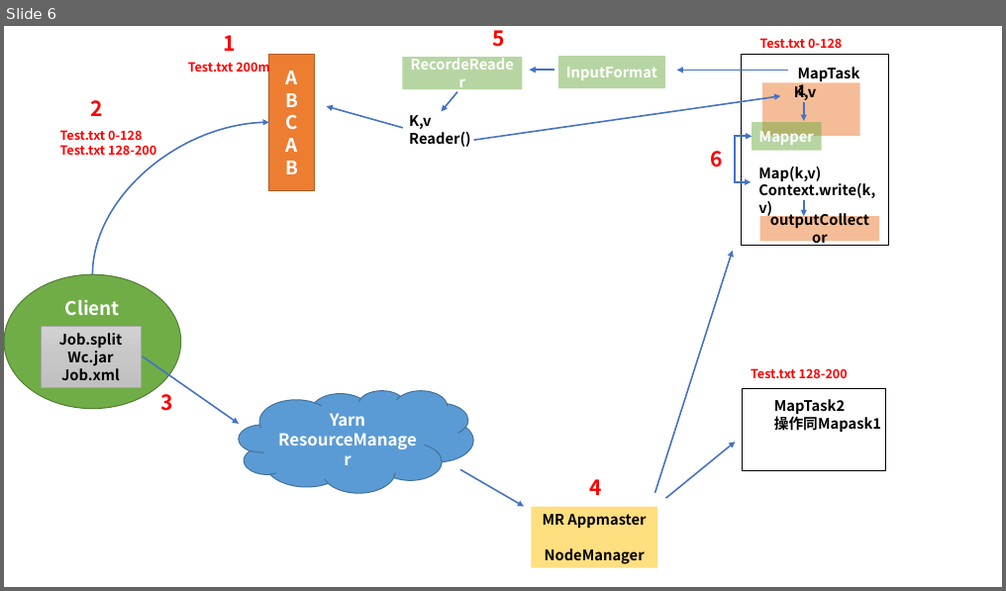
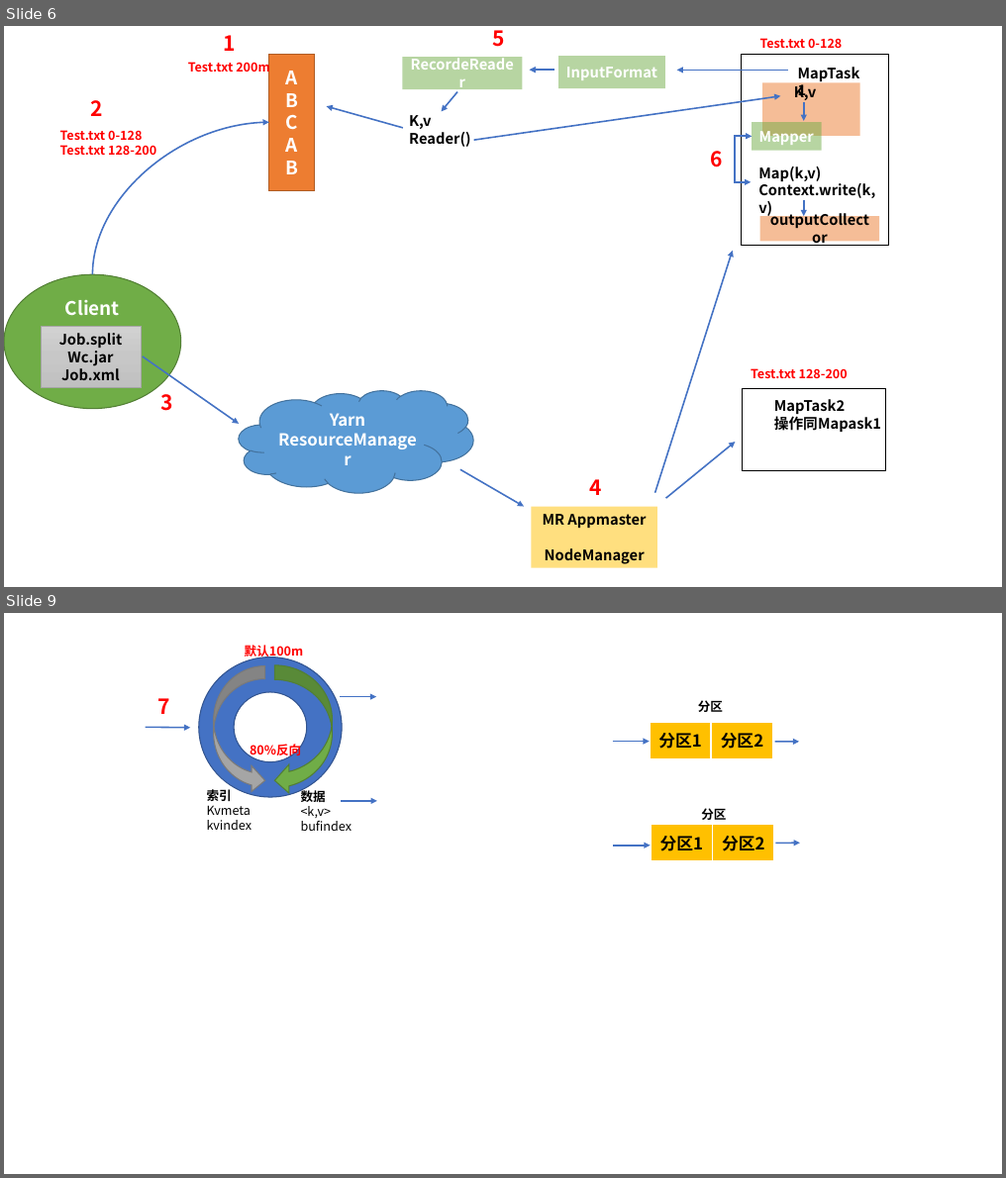
Before and after one commit to johnzhuang1024/bigdata, a slide deck: 大数据面试大保健/图表绘画.pptx. Shown one above the other, each under a label of ours: slide 6 before the commit, slides 6 and 9 after it; the slides between them are not shown. The pictures are 1006x591 and 1006x1178 pixels, drawn with LibreOffice and Linux fonts; fonts in the diff are those of the drawing. Boxes give left, top, right and bottom in pixels: in the first picture for what was removed or moved away, otherwise in the second. Text is boxed around its words. In the diff, an @@ line names an element or a change of style, - is before the commit and + after.

```diff
--- a/大数据面试大保健/图表绘画.pptx
+++ b/大数据面试大保健/图表绘画.pptx
@@ slide 9 added at (4,613,1002,1174), background #FFFFFF @@
@@ donut added at (199,658,342,797), fill #4472C4, outline #325491 1 pt @@
@@ curved right arrow added at (214,666,265,793), fill #A5A5A5, outline #7A7A7A 1 pt @@
@@ text added at (245,645,304,660), 12 pt, text #FF0000, bold @@
+默认100m
@@ curved left arrow added at (275,665,333,795), fill #70AD47, outline #538035 1 pt @@
@@ text added at (158,698,170,714), 20 pt, text #FF0000, bold @@
+7
@@ arrow added from (340, 697) to (376, 697), #4472C4 1.5 pt @@
@@ text added at (698,700,723,712), 12 pt, text #000000, bold @@
+分区
@@ arrow added from (146, 728) to (190, 728), #4472C4 1.5 pt @@
@@ rectangle added at (649,722,712,760), fill #FFC000, outline #FFFFFF 1.5 pt, 16 pt, text #000000, bold @@
+分区1
@@ rectangle added at (712,722,773,760), fill #FFC000, outline #FFFFFF 1.5 pt, 16 pt, text #000000, bold @@
+分区2
@@ text added at (250,744,301,759), 12 pt, text #FF0000, bold @@
+80%反向
@@ arrow added from (613, 741) to (649, 741), #4472C4 1.5 pt @@
@@ arrow added from (775, 742) to (799, 742), #4472C4 1.5 pt @@
@@ text added at (207,789,252,830), 12 pt, text #000000 @@
+索引
+Kvmeta
+kvindex
@@ text added at (301,788,352,831), 12 pt, text #000000 @@
+数据
+<k,v>
+bufindex
@@ arrow added from (341, 801) to (377, 801), #4472C4 1.5 pt @@
@@ text added at (701,808,726,820), 12 pt, text #000000, bold @@
+分区
@@ arrow added from (614, 846) to (650, 846), #4472C4 1.5 pt @@
@@ rectangle added at (650,824,713,861), fill #FFC000, outline #FFFFFF 1.5 pt, 16 pt, text #000000, bold @@
+分区1
@@ rectangle added at (713,824,775,861), fill #FFC000, outline #FFFFFF 1.5 pt, 16 pt, text #000000, bold @@
+分区2
@@ arrow added from (776, 843) to (800, 843), #4472C4 1.5 pt @@
```
Also in this commit, not shown: 3 slides changed, 8 other files.
